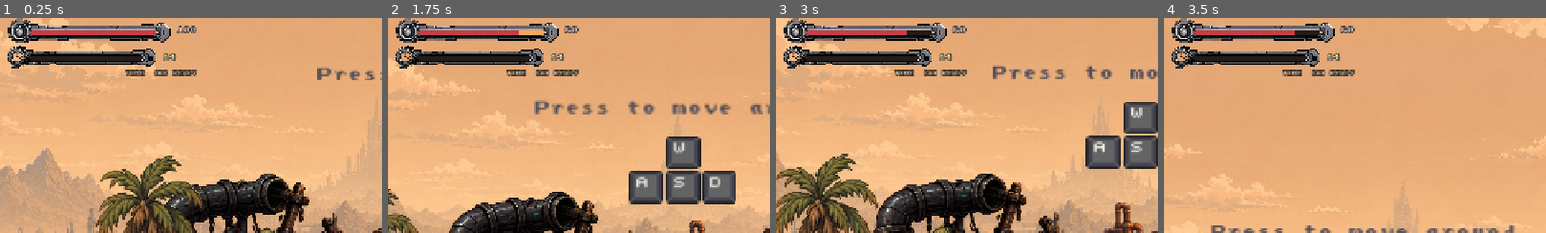
Above: before the commit, frames 1-4 (left to right).
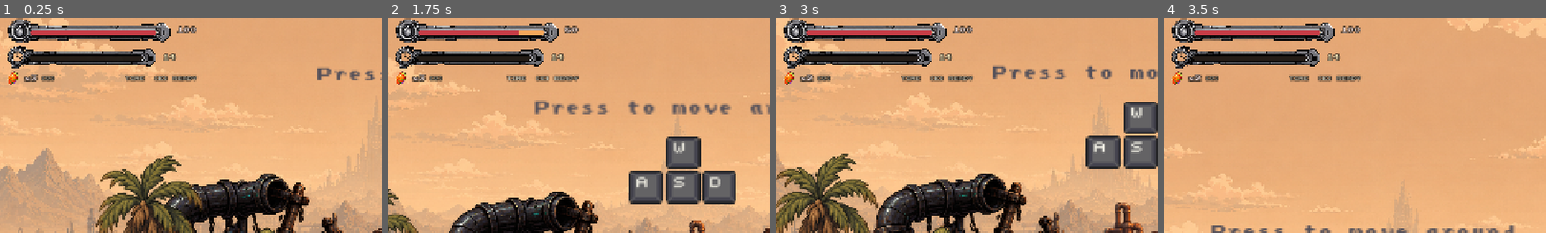
Above: after the commit, the same moments.

Repository: Zeyadzahran/years-to-spare
Game: Godot game, scene res://src/levels/level_01.tscn
Two runs of this game, one before a commit and one after it. Both use one fixed random seed, a clock stepped at 60 frames per second and the inputs below. This scene is started directly instead of the project's main scene. Sound files missing from this copy of the repository are replaced by a short silence.
Inputs:
- Up to frame 1 (0.25 s): no input
- Up to frame 2 (1.75 s): tap Enter at 0.5, 1.25 s; hold D (move_right) from 0.53 s (still down); tap J (attack) at 0.6, 1.55 s; tap Space (jump) at 0.77, 1.52 s; tap Q (heal, bound only after the commit) at 0.8, 1.35 s
- Up to frame 3 (3 s): tap Enter at 2, 2.75 s; release D (move_right) at 2.03 s; hold A (move_left) 2.03-2.78 s; tap J (attack) at 2.1 s; tap Q (heal, bound only after the commit) at 2.3 s; hold D (move_right) from 2.78 s (still down); tap S (crouch) at 2.85 s
- Up to frame 4 (3.5 s): keep holding D (move_right); tap Space (jump) at 3.02 s; tap J (attack) at 3.05 s
The pictures show only the part of the screen within x 0-50%, y 2-52%; the shares and areas given below are measured in that part.

The runs differ from the first frame. In frame 1, 1.2% of the frame differs, in the area x 2-52%, y 24-32%; in frame 2, 1.2%; in frame 3, 1.5%, in the area x 2-52%, y 3-32%; in frame 4, 1.5%.

Commit message:
Add fig healing

Diff:
--- a/autoload/event_bus.gd
+++ b/autoload/event_bus.gd
@@ -6,6 +6,7 @@
 
 signal player_spawned(player: Node2D)
 signal player_health_changed(current: float, maximum: float)
+signal player_heals_changed(count: int)
 ## `of_old_age` separates the two ways the run can end. Running out of health
 ## costs the boy the ground he covered; running out of years is the end of him,
 ## and the level starts over from the top rather than from a checkpoint.
--- a/project.godot
+++ b/project.godot
@@ -86,6 +86,11 @@
 , Object(InputEventJoypadButton,"resource_local_to_scene":false,"resource_name":"","device":-1,"button_index":6,"pressure":0.0,"pressed":false,"script":null)
 ]
 }
+heal={
+"deadzone": 0.5,
+"events": [Object(InputEventKey,"resource_local_to_scene":false,"resource_name":"","device":-1,"window_id":0,"alt_pressed":false,"shift_pressed":false,"ctrl_pressed":false,"meta_pressed":false,"pressed":false,"keycode":0,"physical_keycode":81,"key_label":0,"unicode":0,"location":0,"echo":false,"script":null)
+]
+}
 crouch={
 "deadzone": 0.5,
 "events": Array[InputEvent]([Object(InputEventKey,"resource_local_to_scene":false,"resource_name":"","device":16,"windo …(208 unchanged characters)…
--- a/src/actors/player/player.gd
+++ b/src/actors/player/player.gd
@@ -28,6 +28,11 @@
 ## Three swings to down a Guard, on the 100-point scale.
 @export var attack_damage := 34.0
 
+@export_group("Healing")
+## Figs the boy is carrying. `heal` (Q) eats one.
+@export var heal_charges := 3
+## A third of the bar per fig, so three of them are a full heal from nothing.
+@export var heal_amount := 34.0
 @export var speed := 450.0
 @export var jump_velocity := -1000.0
 @export var gravity := 2620.0
@@ -92,6 +97,7 @@
 	EventBus.enemy_died.connect(_on_enemy_died)
 	_effects = SwordEffects.new()
 	add_child(_effects)
+	EventBus.player_heals_changed.emit(heal_charges)
 	EventBus.player_spawned.emit(self)
 
 
@@ -104,6 +110,8 @@
 	_attack_buffered = maxf(_attack_buffered - delta, 0.0)
 	if Input.is_action_just_pressed(&"attack"):
 		_attack_buffered = ATTACK_BUFFER
+	if Input.is_action_just_pressed(&"heal"):
+		eat_pear()
 
 
 func apply_gravity(delta: float) -> void:
@@ -172,6 +180,22 @@
 				global_position.y + SwordEffects.THRUST_Y))
 
 
+## Deliberately usable mid-stagger and mid-air: the fruit is the answer to
+## being caught out, so gating it behind a clean footing would waste it.
+func eat_pear() -> bool:
+	if is_down() or heal_charges <= 0 or health.current >= health.max_health:
+		return false
+	heal_charges -= 1
+	health.heal(heal_amount)
+	EventBus.player_heals_changed.emit(heal_charges)
+	return true
+
+
+func add_pear(count := 1) -> void:
+	heal_charges += count
+	EventBus.player_heals_changed.emit(heal_charges)
+
+
 func can_jump() -> bool:
 	return _jump_buffered > 0.0 and _coyote_left > 0.0
 
--- a/src/ui/hud.gd
+++ b/src/ui/hud.gd
@@ -9,6 +9,7 @@
 ## the charge on his abilities - hence the name.
 @onready var power_line: StatBar = %PowerLine
 @onready var power_value: Label = %PowerValue
+@onready var pear_count: Label = %PearCount
 @onready var time_label: Label = %TimeMode
 @onready var options_button: Button = %Options
 
@@ -30,6 +31,7 @@
 	process_mode = Node.PROCESS_MODE_ALWAYS
 	options_button.pressed.connect(_on_options_pressed)
 	EventBus.player_health_changed.connect(_on_health_changed)
+	EventBus.player_heals_changed.connect(_on_heals_changed)
 	EventBus.player_age_changed.connect(_on_age_changed)
 	EventBus.player_spawned.connect(_read_player)
 	EventBus.ability_started.connect(_on_ability_changed.bind(true))
@@ -54,6 +56,7 @@
 	_start_age = player.age.start_age
 	_on_health_changed(player.health.current, player.health.max_health)
 	_on_age_changed(player.age.age, player.age.death_age)
+	_on_heals_changed(player.heal_charges)
 
 
 func _on_health_changed(current: float, maximum: float) -> void:
@@ -68,6 +71,10 @@
 	var span := maxf(death_age - _start_age, 0.001)
 	power_line.set_value(age - _start_age, span)
 	power_value.text = "%d" % roundi(age)
+
+
+func _on_heals_changed(count: int) -> void:
+	pear_count.text = "x%d" % count
 
 
 ## The press: the meter starts breathing while he winds up. The screen itself
--- a/src/ui/hud.tscn
+++ b/src/ui/hud.tscn
@@ -5,6 +5,7 @@
 [ext_resource type="PackedScene" uid="uid://p2hng7rqfrto" path="res://src/ui/stat_bar.tscn" id="3_bar"]
 [ext_resource type="Texture2D" uid="uid://c5qdvan58j5kd" path="res://assets/sprites/health-bar.png" id="4_hbar"]
 [ext_resource type="Texture2D" uid="uid://bsiugok2jqr24" path="res://assets/sprites/powers-bar.png" id="5_pbar"]
+[ext_resource type="Texture2D" uid="uid://g3ftvedv8jnb" path="res://assets/sprites/health-object.png" id="6_pear"]
 
 [sub_resource type="StyleBoxFlat" id="StyleBoxFlat_btn_normal"]
 content_margin_left = 12.0
@@ -105,11 +106,39 @@
 theme_override_font_sizes/font_size = 11
 text = "46"
 
-[node name="TimeRow" type="HBoxContainer" parent="Margin/Stats" unique_id=1347888949]
+[node name="PearRow" type="HBoxContainer" parent="Margin/Stats" unique_id=1347888949]
 layout_mode = 2
 theme_override_constants/separation = 6
 
-[node name="TimeMode" type="Label" parent="Margin/Stats/TimeRow" unique_id=1847813554]
+[node name="PearIcon" type="TextureRect" parent="Margin/Stats/PearRow" unique_id=1347888950]
+custom_minimum_size = Vector2(26, 26)
+layout_mode = 2
+size_flags_vertical = 4
+texture = ExtResource("6_pear")
+expand_mode = 1
+stretch_mode = 5
+
+[node name="PearCount" type="Label" parent="Margin/Stats/PearRow" unique_id=1347888951]
+unique_name_in_owner = true
+layout_mode = 2
+theme_override_colors/font_color = Color(0.941176, 0.858824, 0.839216, 1)
+theme_override_colors/font_outline_color = Color(0.0431373, 0.0392157, 0.0352941, 0.901961)
+theme_override_constants/outline_size = 6
+theme_override_fonts/font = ExtResource("2_font")
+theme_override_font_sizes/font_size = 11
+text = "x3"
+
+[node name="Hint" type="Label" parent="Margin/Stats/PearRow" unique_id=1347888952]
+unique_name_in_owner = true
+layout_mode = 2
+theme_override_colors/font_color = Color(0.541176, 0.521569, 0.462745, 1)
+theme_override_colors/font_outline_color = Color(0.0431373, 0.0392157, 0.0352941, 0.901961)
+theme_override_constants/outline_size = 6
+theme_override_fonts/font = ExtResource("2_font")
+theme_override_font_sizes/font_size = 8
+text = "[Q]"
+
+[node name="TimeMode" type="Label" parent="Margin/Stats/PearRow" unique_id=1847813554]
 unique_name_in_owner = true
 layout_mode = 2
 size_flags_horizontal = 10
--- a/src/world/pickup.gd
+++ b/src/world/pickup.gd
@@ -1,14 +1,18 @@
 class_name Pickup
 extends Area2D
-## A fig. Walking into it heals him - there is nothing to carry, nothing to
-## press and nothing to read off the HUD.
+## A fig. Hurt, he eats it where he stands; full, it goes into the satchel and
+## the HUD counter, to be spent later on H.
 ##
-## It was briefly a charge you banked and spent with a key, which put a counter
-## on screen and a decision in the way of a pickup that is already sitting where
-## the level put it. The placement is the decision; picking it up is not.
+## Both halves matter. Healing on contact is what a pickup sitting in the level
+## is for, and making him press a key for it wastes the moment he actually
+## needed it. But refusing the fig at full health left it inert under his feet,
+## so the walk back to it was the only way to use one.
 
 ## A third of the bar, so three figs are a full heal from nothing.
 @export var heal_amount := 34.0
+
+## Prickly pears this fig is worth once banked. Matches the counter in the HUD.
+@export var charges := 1
 
 ## Overlap is polled rather than taken off `body_entered`, the same way Hazard
 ## keeps hurting a body that never leaves it. Entering is not the only moment
@@ -25,12 +29,12 @@
 	var health := body.get(&"health") as HealthComponent
 	if health == null or not health.is_alive():
 		return false
-	# Left where it is for someone who actually needs it. Walking over a fig at
-	# full health should not quietly waste it.
-	if health.current >= health.max_health:
+	if health.current < health.max_health:
+		health.heal(heal_amount)
+	elif body.has_method(&"add_pear"):
+		body.add_pear(charges)
+	else:
 		return false
-	health.heal(heal_amount)
-
 	$PickupAudio.play()
 
 	# Hide/disable the fruit immediately cause they need to be synced
@@ -39,5 +43,4 @@
 	monitoring = false
 
 	$PickupAudio.finished.connect(queue_free)
-
 	return true
